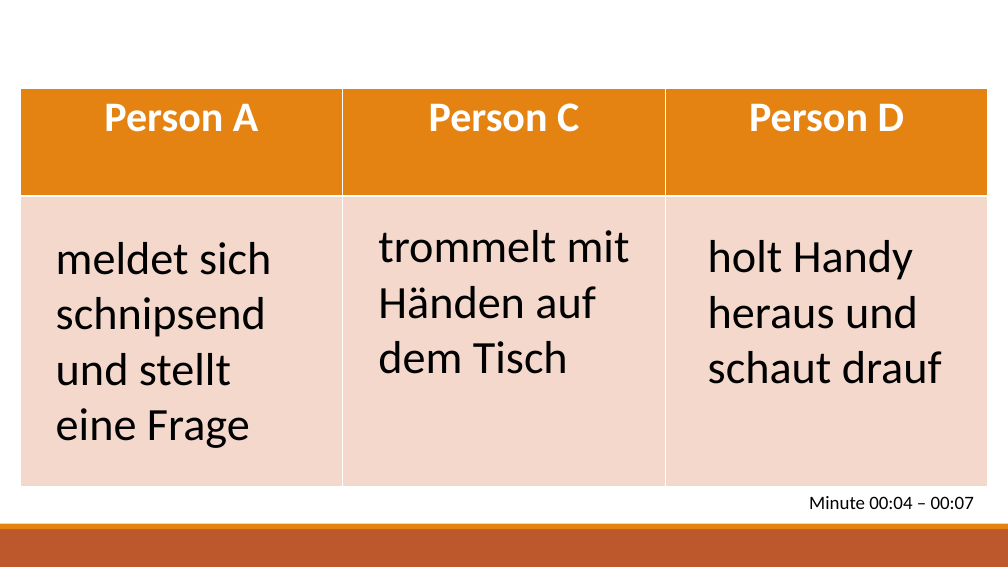
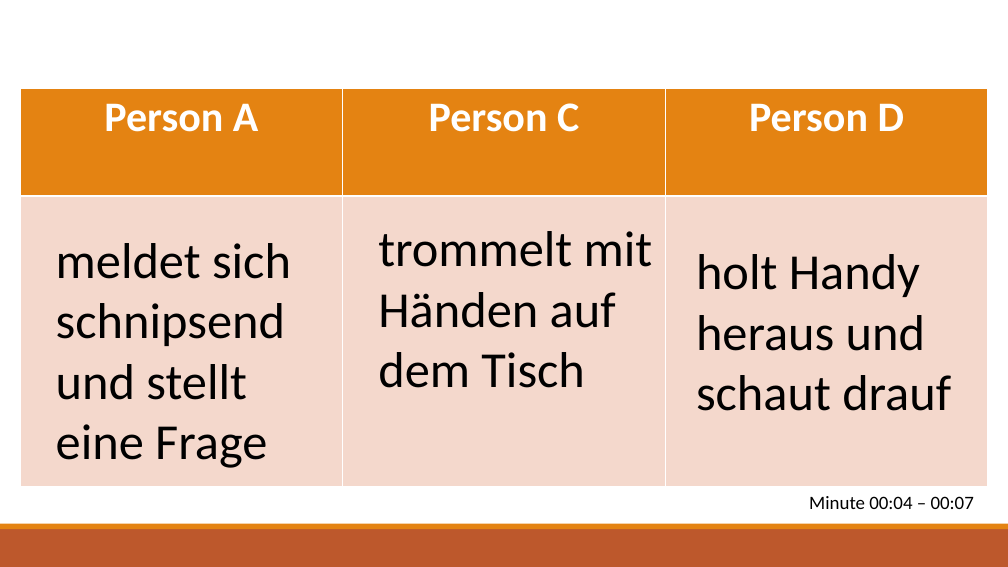
Before and after one commit to ginaamri/Mandy-PhD, a slide deck: slide 6 of studies/labor study_A/script_labpilotpersonB.pptx. Drawn at 1008x567 pixels with LibreOffice and Linux fonts; fonts in the diff are those of the drawing. Boxes give left, top, right and bottom in pixels: in the first picture for what was removed or moved away, otherwise in the second. Text is boxed around its words. In the diff, an @@ line names an element or a change of style, - is before the commit and + after.

Commit message:
update fragebogen

```diff
--- a/studies/labor study_A/script_labpilotpersonB.pptx
+++ b/studies/labor study_A/script_labpilotpersonB.pptx
@@ size 44 to 48 pt in 3 elements at bbox=[378, 231, 653, 388], bbox=[56, 243, 291, 468], bbox=[696, 254, 951, 411] @@
@@ text "holt Handy heraus und schaut ...": place and size @@
-text "holt Handy heraus und schaut ..." at bbox=[708, 240, 942, 384]
+text "holt Handy heraus und schaut ..." at bbox=[696, 254, 951, 411]
```
Also in this commit, not shown: 2 other slides changed, 26 other files.
